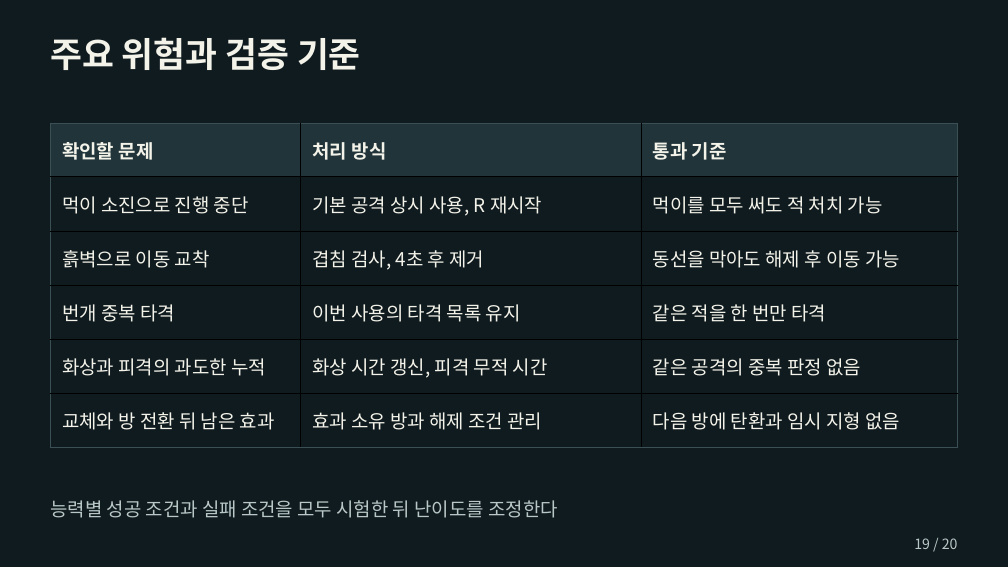
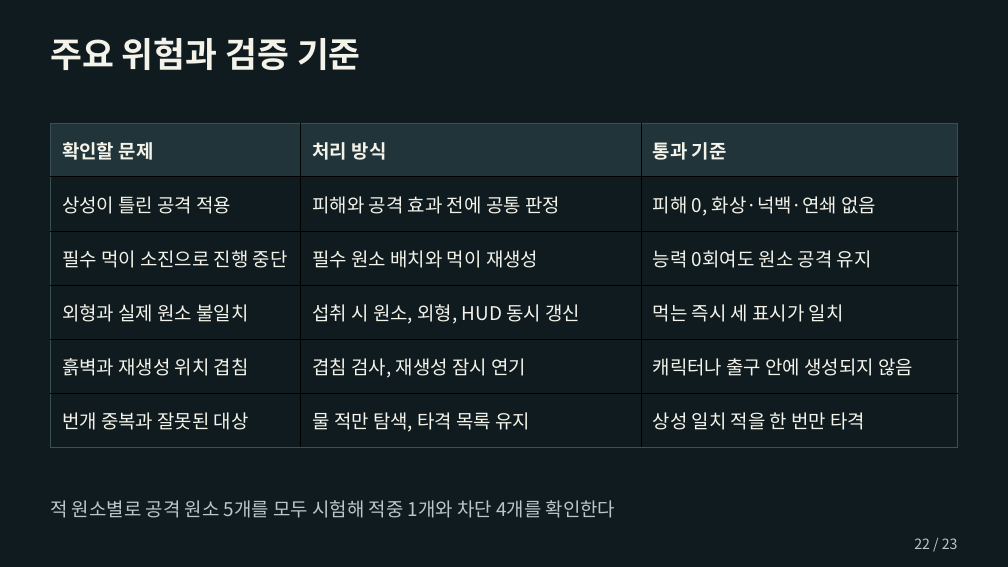
Before and after one commit to chanwhee0330/element-eater, a slide deck: slide 22 of outputs/엘리먼트_이터_기획서_허찬휘.pptx (slide 19 before the commit). Drawn at 1008x567 pixels with LibreOffice and Linux fonts; fonts in the diff are those of the drawing. Boxes give left, top, right and bottom in pixels: in the first picture for what was removed or moved away, otherwise in the second. Text is boxed around its words. In the diff, an @@ line names an element or a change of style, - is before the commit and + after.

```diff
--- a/outputs/엘리먼트_이터_기획서_허찬휘.pptx
+++ b/outputs/엘리먼트_이터_기획서_허찬휘.pptx
@@ table at (51, 123, 958, 447) @@
-row 2: 먹이 소진으로 진행 중단 | 기본 공격 상시 사용, R 재시작 | 먹이를 모두 써도 적 처치 가능
+row 2: 상성이 틀린 공격 적용 | 피해와 공격 효과 전에 공통 판정 | 피해 0, 화상·넉백·연쇄 없음
-row 3: 흙벽으로 이동 교착 | 겹침 검사, 4초 후 제거 | 동선을 막아도 해제 후 이동 가능
+row 3: 필수 먹이 소진으로 진행 중단 | 필수 원소 배치와 먹이 재생성 | 능력 0회여도 원소 공격 유지
-row 4: 번개 중복 타격 | 이번 사용의 타격 목록 유지 | 같은 적을 한 번만 타격
+row 4: 외형과 실제 원소 불일치 | 섭취 시 원소, 외형, HUD 동시 갱신 | 먹는 즉시 세 표시가 일치
-row 5: 화상과 피격의 과도한 누적 | 화상 시간 갱신, 피격 무적 시간 | 같은 공격의 중복 판정 없음
+row 5: 흙벽과 재생성 위치 겹침 | 겹침 검사, 재생성 잠시 연기 | 캐릭터나 출구 안에 생성되지 않음
-row 6: 교체와 방 전환 뒤 남은 효과 | 효과 소유 방과 해제 조건 관리 | 다음 방에 탄환과 임시 지형 없음
+row 6: 번개 중복과 잘못된 대상 | 물 적만 탐색, 타격 목록 유지 | 상성 일치 적을 한 번만 타격
@@ text at (50, 500, 616, 518): text changed @@
-능력별 성공 조건과 실패 조건을 모두 시험한 뒤 난이도를 조정한다
+적 원소별로 공격 원소 5개를 모두 시험해 적중 1개와 차단 4개를 확인한다
@@ text at (914, 538, 958, 549): text changed @@
-19 / 20
+22 / 23
```
Also in this commit, not shown: 19 other slides changed, 3 slides added, 10 other files.
